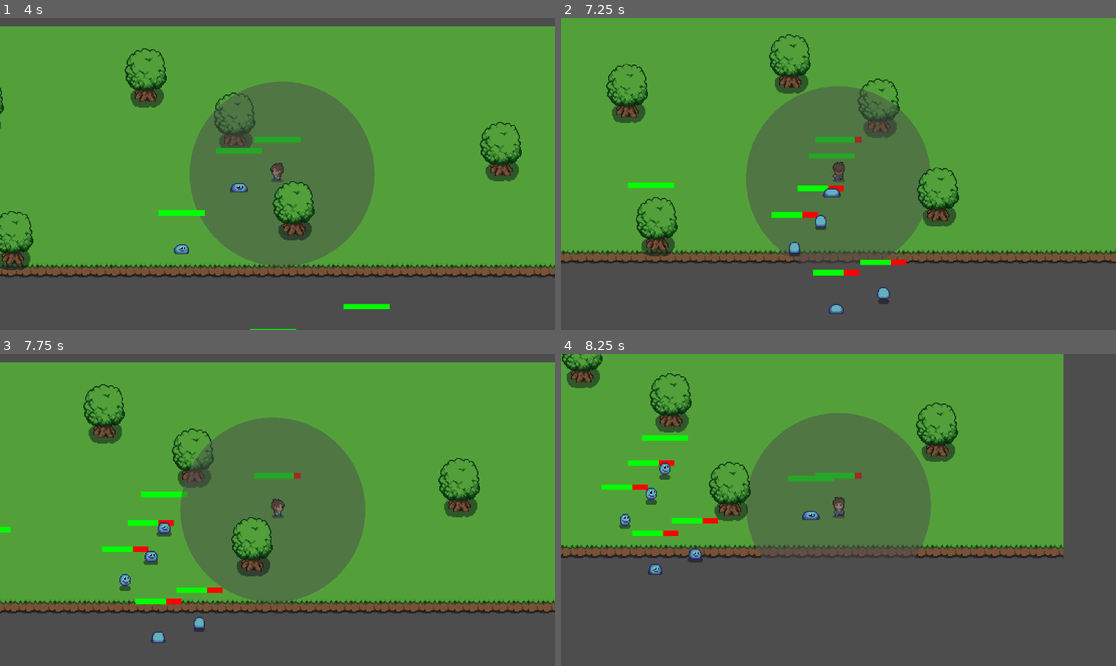
Above: before the commit, frames 1-4 (two rows, left to right).
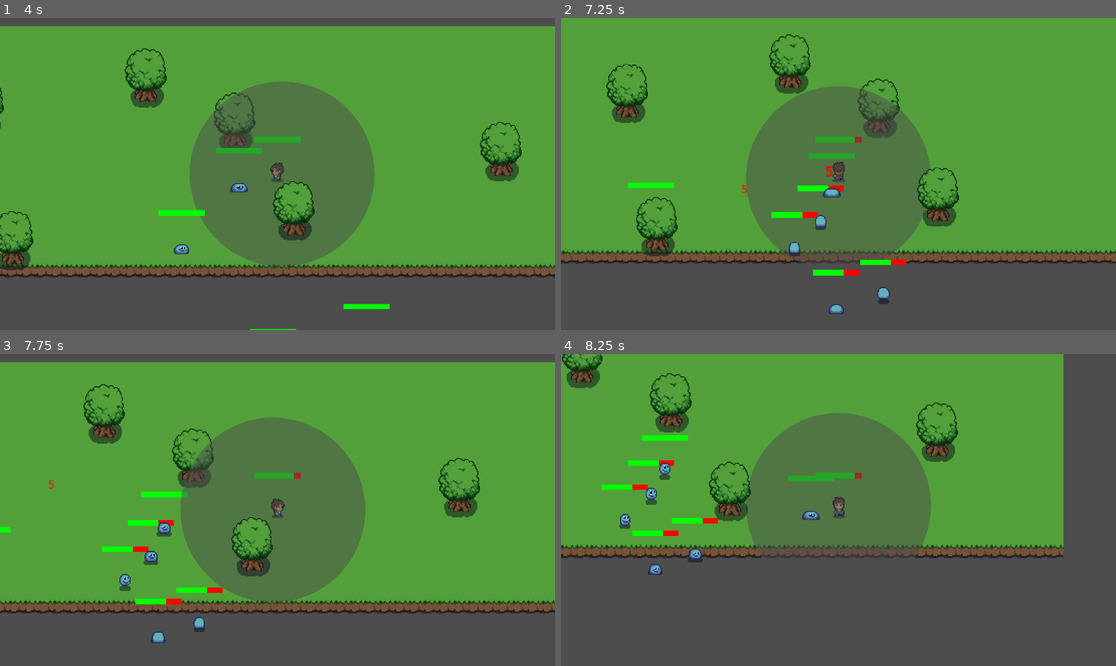
Above: after the commit, the same moments.

Repository: lujack88/survivor_game_clone
Game: Godot game, scene res://scenes/world.tscn
Two runs of this game, one before a commit and one after it. Both use one fixed random seed, a clock stepped at 60 frames per second and the inputs below.
Inputs:
- Up to frame 1 (4 s): tap Enter at 0.5 s; hold D (move_right) 0.53-1.28 s; hold S (move_down) 1.28-2.03 s; hold D (move_right) 2.03-2.78 s; hold W (move_up) 2.78-3.53 s; hold A (move_left) from 3.53 s (still down)
- Up to frame 2 (7.25 s): release A (move_left) at 5.03 s; hold S (move_down) 5.03-5.78 s; hold D (move_right) 5.78-6.53 s; hold W (move_up) from 6.53 s (still down)
- Up to frame 3 (7.75 s): release W (move_up) at 7.28 s; hold D (move_right) from 7.28 s (still down)
- Up to frame 4 (8.25 s): release D (move_right) at 8.03 s; hold S (move_down) from 8.03 s (still down)

Frame 1 is identical in both runs. In frame 2, less than 0.1% of the frame differs, in the area x 32-50%, y 47-57%; in frame 3, less than 0.1%; in frame 4, nothing differs.

Commit message:
added player.gd damage text integration and changed damage = size of text calculation (will most likely add back later for crits)

Diff:
--- a/scripts/damagetext.gd
+++ b/scripts/damagetext.gd
@@ -24,13 +24,7 @@
 	# Set color
 	modulate = color
 
-	# Set font size based on damage (optional)
-	if damage_amount > 50:
-		add_theme_font_size_override("font_size", 24)
-	elif damage_amount > 20:
-		add_theme_font_size_override("font_size", 20)
-	else:
-		add_theme_font_size_override("font_size", 16)
+	add_theme_font_size_override("font_size", 12)
 
 func animate_damage_text():
 	var tween = create_tween()
--- a/scripts/player.gd
+++ b/scripts/player.gd
@@ -12,6 +12,10 @@
 @onready var animated_sprite = $AnimatedSprite2D
 @export var health = 100
 @export var max_health = 100
+
+
+# Damage text variables
+var damage_text_scene = preload("res://scripts/damagetext.gd")
 
 # HP Bar variables
 var hp_bar_background: ColorRect
@@ -103,9 +107,24 @@
 func take_damage(incoming_damage) -> void:
 	health -= incoming_damage
 	update_hp_bar()
+
+	# Create damage text
+	show_damage_text(incoming_damage)
+
 	print("Player health: ", health)
 	if health <= 0:
 		die()
+
+# Show Damage func
+func show_damage_text(damage_amount: int):
+	# Create the damage text instance
+	var damage_text = Label.new()
+	damage_text.set_script(damage_text_scene)
+
+	get_parent().add_child(damage_text)
+	# Damage text color
+	var text_position = global_position + Vector2(randf_range(-15, 15), -30)
+	damage_text.setup_damage_text(damage_amount, text_position, Color.RED)
 
 func create_hp_bar():
 	# Create main container for the HP bar
